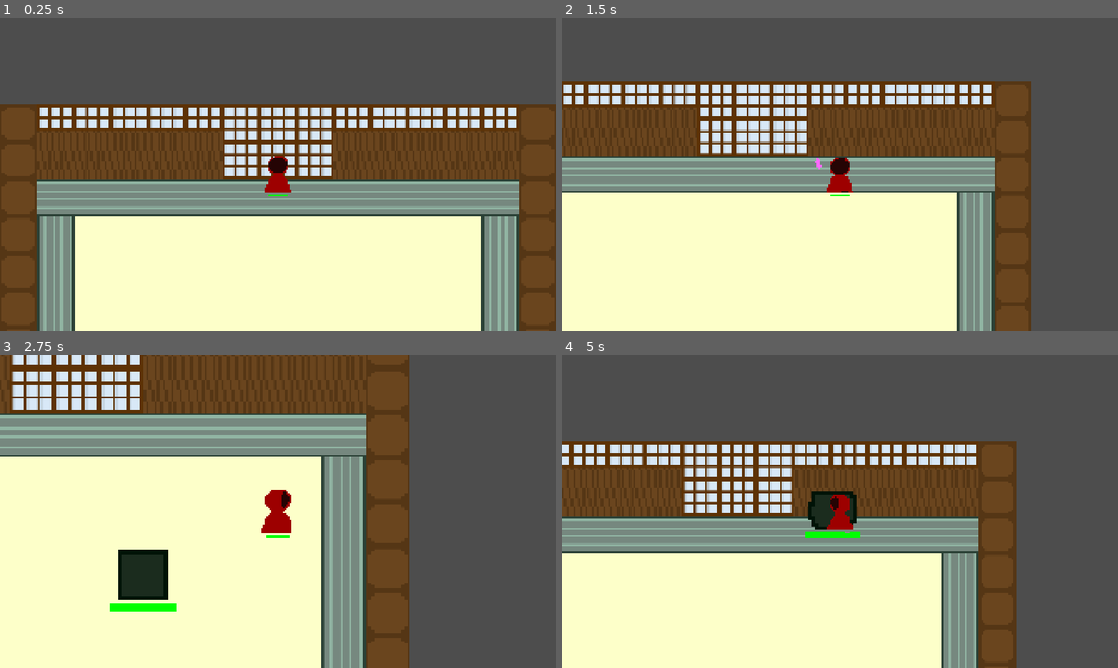
Above: before the commit, frames 1-4 (two rows, left to right).
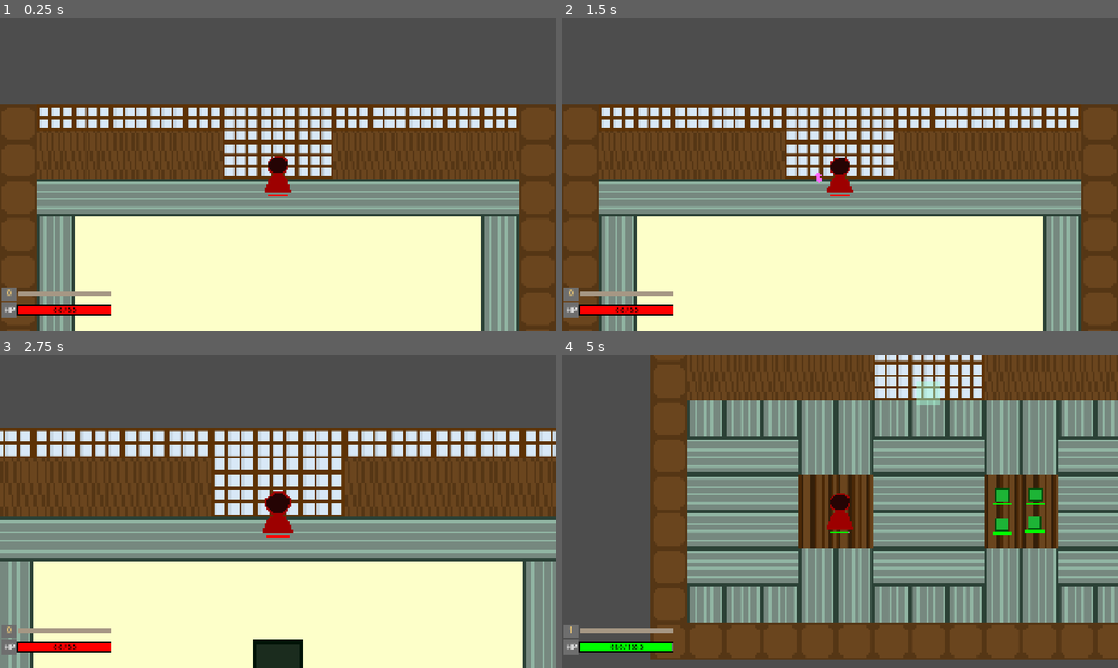
Above: after the commit, the same moments.

Repository: viggogoeth/NotMG
Game: Godot game, scene res://maps/dojo_map_2.tscn
The game is run twice, just before and just after one commit, with the same random seed, the same clock (stepped at 60 frames per second) and the same inputs. This scene is started directly instead of the project's main scene.
Inputs (mouse positions are in pixels of both pictures, inside the frame that each line leads up to):
- Up to frame 1 (0.25 s): no input
- Up to frame 2 (1.5 s): move the mouse to (962, 158) at 0.52 s; hold D (move_right) 0.53-1.28 s; tap E (interact) at 0.6 s; move the mouse to (728, 190) at 1.27 s; hold S (move_down) from 1.28 s (still down); click (728, 190) at 1.35 s
- Up to frame 3 (2.75 s): move the mouse to (333, 442) at 2.02 s; release S (move_down) at 2.03 s; hold D (move_right) from 2.03 s (still down); tap - (zoom_in) at 2.1 s
- Up to frame 4 (5 s): move the mouse to (812, 574) at 2.77 s; release D (move_right) at 2.78 s; hold W (move_up) 2.78-3.53 s; tap / (zoom_out) at 2.85 s; move the mouse to (1006, 558) at 3.52 s; hold A (move_left) 3.53-4.25 s; tap E (interact) at 3.6 s; tap Escape (pause) at 4.15 s; click (840, 502) at 4.25 s, where only the run after the commit has a clickable "Load last save"

The runs differ from the first frame. In frame 1, 1.1% of the frame differs, in the area x 0-52%, y 56-96%; in frame 2, 48%; in frame 3, 77%; in frame 4, 89%, in the area x 0-100%, y 0-100%.

Commit message:
Better player variables usage, dead screen added, hud added, exp system added

Diff:
--- a/entities/characters/components/health_component.gd
+++ b/entities/characters/components/health_component.gd
@@ -1,4 +1,6 @@
 extends Node2D
+
+@export var healthbar_shown: bool = true
 
 @export var max_health: float
 var current_health: float
@@ -8,7 +10,8 @@
 
 # Called when the node enters the scene tree for the first time.
 func _ready() -> void:
-	pass
+	$HealthbarBackground.visible = healthbar_shown
+	$Healthbar.visible = healthbar_shown
 
 # Called every frame. 'delta' is the elapsed time since the previous frame.
 func _process(delta: float) -> void:
--- a/entities/characters/enemies/enemy.gd
+++ b/entities/characters/enemies/enemy.gd
@@ -14,6 +14,8 @@
 
 @export var resistance: float = 0.15
 @export var contact_damage: float = 5.0
+
+@export var exp_amount: float = 10.0
 
 @export var color: Color = Color(1,1,1)
 
@@ -56,6 +58,7 @@
 	print("Enemy took damage, remaining health: %f" % $HealthComponent.current_health)
 
 func die() -> void:
+	PlayerVariables.add_exp(exp_amount)
 	queue_free()
 
 
--- a/entities/characters/player.gd
+++ b/entities/characters/player.gd
@@ -15,6 +15,7 @@
 	$IFrameTimer.wait_time = PlayerVariables.I_FRAMES
 	$HealthComponent.set_health(PlayerVariables.max_health, PlayerVariables.current_health)
 	PlayerVariables.can_attack = true
+	PlayerVariables.can_take_damage = true
 
 func _physics_process(delta: float) -> void:
 	var direction := Input.get_vector("move_left", "move_right", "move_up", "move_down")
@@ -89,11 +90,12 @@
 		PlayerVariables.current_health = $HealthComponent.current_health
 		$IFrameTimer.start()
 
-		$AnimatedSprite2D.scale = Vector2(1.1, 1.1)
-		await get_tree().create_timer(0.1).timeout
-		$AnimatedSprite2D.scale = Vector2(1, 1)
+		var tween = create_tween()
+		tween.tween_property($AnimatedSprite2D, "scale", Vector2(1.2, 1.2), 0.1)
+		tween.tween_property($AnimatedSprite2D, "scale", Vector2(1, 1), 0.05)
 
 func die() -> void:
+	PlayerVariables.is_dead = true
 	print("THE PLAYER IS DEAD")
 
 
@@ -107,10 +109,12 @@
 
 
 func save_data() -> Dictionary:
-	return {"current_health": PlayerVariables.current_health}
+	return {"current_health": PlayerVariables.current_health,
+			"current_level": PlayerVariables.current_level,
+			"current_exp": PlayerVariables.current_exp}
 
 func load_data(save_data: Dictionary) -> void:
-	PlayerVariables.current_health = save_data["current_health"]
+	pass
 
 
 func _on_regen_timer_timeout() -> void:
--- a/entities/characters/player.tscn
+++ b/entities/characters/player.tscn
@@ -48,6 +48,7 @@
 [ext_resource type="Texture2D" uid="uid://bk20idp1heakk" path="res://sprites/wizard/wizard_walk_side/wizard_walk_side5.png" id="46_sc53x"]
 [ext_resource type="Script" uid="uid://cqv3rck705tfd" path="res://entities/characters/camera_2d.gd" id="47_fwlip"]
 [ext_resource type="PackedScene" uid="uid://qxwiaux0yv7h" path="res://entities/characters/components/health_component.tscn" id="48_48k2y"]
+[ext_resource type="PackedScene" uid="uid://cmi0lerhhabpo" path="res://hud.tscn" id="49_ar761"]
 
 [sub_resource type="SpriteFrames" id="SpriteFrames_2wuci"]
 animations = [{
@@ -264,6 +265,8 @@
 [node name="CollisionShape2D" type="CollisionShape2D" parent="HitBox" unique_id=1279814173]
 shape = SubResource("CapsuleShape2D_48k2y")
 
+[node name="Hud" parent="." unique_id=970906071 instance=ExtResource("49_ar761")]
+
 [connection signal="timeout" from="AttackTimer" to="." method="_on_attack_timer_timeout"]
 [connection signal="timeout" from="IFrameTimer" to="." method="_on_i_frame_timer_timeout"]
 [connection signal="timeout" from="RegenTimer" to="." method="_on_regen_timer_timeout"]
--- a/entities/projectile.gd
+++ b/entities/projectile.gd
@@ -8,7 +8,7 @@
 var time_elapsed: float = 0.0
 @onready var spawn_position: Vector2 = global_position
 
-const DAMAGE: float = 15.0
+const DAMAGE: float = 200.0
 
 var inversed: bool = false
 
--- /dev/null
+++ b/hud.gd
@@ -0,0 +1,52 @@
+extends CanvasLayer
+
+@export var default_healthbar_width: int = 320
+@export var default_healthbar_height: int = 32
+
+@export var default_expbar_width: int = 320
+@export var default_expbar_height: int = 16
+
+var last_level: int
+
+# Called when the node enters the scene tree for the first time.
+func _ready() -> void:
+	last_level = PlayerVariables.current_level
+
+# Called every frame. 'delta' is the elapsed time since the previous frame.
+func _process(delta: float) -> void:
+	_update_healthbar()
+	_update_expbar()
+
+func _update_healthbar() -> void:
+	if PlayerVariables.current_health < 25:
+		$Healthbar/Healthbar.color = Color(1.0, 0.0, 0.0, 1.0)
+	elif PlayerVariables.current_health < 50:
+		$Healthbar/Healthbar.color = Color(1.0, 1.0, 0.0, 1.0)
+	else:
+		$Healthbar/Healthbar.color = Color(0.0, 1.0, 0.0, 1.0)
+
+	var remaining_health_percent = PlayerVariables.current_health / PlayerVariables.max_health
+	var updated_healthbar_width = default_healthbar_width * remaining_health_percent
+	$Healthbar/Healthbar.size = Vector2(updated_healthbar_width, default_healthbar_height)
+
+	var health_number_text = "%.1f / " % PlayerVariables.current_health
+	health_number_text += "%.1f" % PlayerVariables.max_health
+	$Healthbar/HealthNumber.text = health_number_text
+
+func _update_expbar() -> void:
+	var remaining_exp_percent = PlayerVariables.current_exp / PlayerVariables.needed_exp_to_level()
+	var updated_expbar_width = default_expbar_width * remaining_exp_percent
+	$Expbar/Expbar.size = Vector2(updated_expbar_width, default_expbar_height)
+
+
+	$Expbar/Label.text = "%d" % PlayerVariables.current_level
+	if PlayerVariables.current_level > last_level:
+		#$Expbar/Label.scale = Vector2(1.3, 1.3)
+		#await get_tree().create_timer(0.1).timeout
+		#$Expbar/Label.scale = Vector2(1, 1)
+		var tween = create_tween()
+		tween.tween_property($Expbar/Label, "scale", Vector2(1.5, 1.5), 0.5)
+		tween.tween_property($Expbar/Label, "scale", Vector2(2.5, 2.5), 0.6)
+		tween.tween_property($Expbar/Label, "scale", Vector2(3.0, 3.0), 0.5)
+		tween.tween_property($Expbar/Label, "scale", Vector2(1.0, 1.0), 0.2)
+	last_level = PlayerVariables.current_level
--- /dev/null
+++ b/hud.tscn
@@ -0,0 +1,110 @@
+[gd_scene format=3 uid="uid://cmi0lerhhabpo"]
+
+[ext_resource type="Script" uid="uid://dqlo3r3p6mcni" path="res://hud.gd" id="1_37p78"]
+
+[sub_resource type="LabelSettings" id="LabelSettings_8sq4i"]
+font_size = 28
+
+[sub_resource type="LabelSettings" id="LabelSettings_64ctp"]
+font_size = 20
+font_color = Color(0, 0, 0, 1)
+
+[sub_resource type="LabelSettings" id="LabelSettings_37p78"]
+font_size = 29
+font_color = Color(0.972102, 0.8136438, 0.4627037, 1)
+
+[node name="Hud" type="CanvasLayer" unique_id=970906071]
+script = ExtResource("1_37p78")
+
+[node name="Healthbar" type="Node" parent="." unique_id=116427907]
+
+[node name="HealthbarBorder" type="ColorRect" parent="Healthbar" unique_id=1581283061]
+offset_left = 60.0
+offset_top = 988.0
+offset_right = 388.0
+offset_bottom = 1028.0
+color = Color(0, 0, 0, 1)
+
+[node name="HealthbarBackground" type="ColorRect" parent="Healthbar" unique_id=256535688]
+offset_left = 64.0
+offset_top = 992.0
+offset_right = 384.0
+offset_bottom = 1024.0
+color = Color(0.4351923, 0.43519226, 0.43519226, 1)
+
+[node name="Healthbar" type="ColorRect" parent="Healthbar" unique_id=326086945]
+offset_left = 64.0
+offset_top = 992.0
+offset_right = 384.0
+offset_bottom = 1024.0
+color = Color(0, 1, 0, 1)
+
+[node name="LabelBackground" type="ColorRect" parent="Healthbar" unique_id=671363717]
+offset_left = 8.0
+offset_top = 984.0
+offset_right = 56.0
+offset_bottom = 1032.0
+color = Color(0.43137255, 0.43137255, 0.43137255, 1)
+
+[node name="Label" type="Label" parent="Healthbar" unique_id=1818948883]
+offset_left = 8.0
+offset_top = 984.0
+offset_right = 56.0
+offset_bottom = 1032.0
+text = "HP"
+label_settings = SubResource("LabelSettings_8sq4i")
+horizontal_alignment = 1
+vertical_alignment = 1
+
+[node name="HealthNumber" type="Label" parent="Healthbar" unique_id=276617158]
+offset_left = 64.0
+offset_top = 992.0
+offset_right = 384.0
+offset_bottom = 1024.0
+text = "0/0"
+label_settings = SubResource("LabelSettings_64ctp")
+horizontal_alignment = 1
+vertical_alignment = 1
+
+[node name="Expbar" type="Node" parent="." unique_id=1354900856]
+
+[node name="ExpbarBorder" type="ColorRect" parent="Expbar" unique_id=1094061249]
+offset_left = 62.0
+offset_top = 942.0
+offset_right = 386.0
+offset_bottom = 962.0
+color = Color(0.56890786, 0.39463556, 0.19286576, 1)
+
+[node name="ExpbarBackground" type="ColorRect" parent="Expbar" unique_id=1457106063]
+offset_left = 64.0
+offset_top = 944.0
+offset_right = 384.0
+offset_bottom = 960.0
+color = Color(0.69803923, 0.69803923, 0.69803923, 0.6431373)
+
+[node name="Expbar" type="ColorRect" parent="Expbar" unique_id=669858541]
+offset_left = 64.0
+offset_top = 944.0
+offset_right = 384.0
+offset_bottom = 960.0
+color = Color(0.9605369, 0.72905713, 0.2368663, 1)
+
+[node name="LabelBackground" type="ColorRect" parent="Expbar" unique_id=859721760]
+offset_left = 8.0
+offset_top = 928.0
+offset_right = 56.0
+offset_bottom = 976.0
+color = Color(0.43134022, 0.43134025, 0.43134025, 1)
+
+[node name="Label" type="Label" parent="Expbar" unique_id=278145525]
+anchors_preset = -1
+offset_left = 8.0
+offset_top = 928.0
+offset_right = 56.0
+offset_bottom = 976.0
+grow_horizontal = 2
+grow_vertical = 2
+pivot_offset_ratio = Vector2(0.5, 0.75)
+text = "1"
+label_settings = SubResource("LabelSettings_37p78")
+horizontal_alignment = 1
--- a/maps/dojo_map.tscn
+++ b/maps/dojo_map.tscn
@@ -7,6 +7,7 @@
 [ext_resource type="PackedScene" uid="uid://barck7peqm2lo" path="res://entities/characters/player.tscn" id="4_5s6ly"]
 [ext_resource type="PackedScene" uid="uid://dylgyekwjt2qm" path="res://menus/pause_menu.tscn" id="5_ejwhk"]
 [ext_resource type="PackedScene" uid="uid://b8rjrpsoqbdvw" path="res://maps/portal.tscn" id="6_c8ogg"]
+[ext_resource type="PackedScene" uid="uid://cgk1omwfjpuvs" path="res://menus/game_over_menu.tscn" id="8_dcwwk"]
 
 [sub_resource type="TileSetAtlasSource" id="TileSetAtlasSource_c8ogg"]
 texture = ExtResource("1_o2efn")
@@ -79,3 +80,5 @@
 [node name="Portal" parent="." unique_id=1364127591 instance=ExtResource("6_c8ogg")]
 position = Vector2(960, 233)
 target_world_path = "uid://cp3hry8is5m7f"
+
+[node name="GameOverMenu" parent="." unique_id=1157017034 instance=ExtResource("8_dcwwk")]
--- a/maps/dojo_map_2.tscn
+++ b/maps/dojo_map_2.tscn
@@ -6,6 +6,7 @@
 [ext_resource type="PackedScene" uid="uid://bm2857742v0ai" path="res://entities/characters/enemies/enemy.tscn" id="3_8jmup"]
 [ext_resource type="PackedScene" uid="uid://barck7peqm2lo" path="res://entities/characters/player.tscn" id="4_edqsn"]
 [ext_resource type="PackedScene" uid="uid://dylgyekwjt2qm" path="res://menus/pause_menu.tscn" id="5_inif8"]
+[ext_resource type="PackedScene" uid="uid://cgk1omwfjpuvs" path="res://menus/game_over_menu.tscn" id="7_8jmup"]
 
 [sub_resource type="TileSetAtlasSource" id="TileSetAtlasSource_pqgwf"]
 texture = ExtResource("1_xcytv")
@@ -64,6 +65,7 @@
 health = 500.0
 resistance = 0.75
 contact_damage = 25.0
+exp_amount = 250.0
 color = Color(0.9314931, 0.24568924, 0.5608222, 1)
 
 [node name="Player" parent="." unique_id=8722019 instance=ExtResource("4_edqsn")]
@@ -71,3 +73,5 @@
 
 [node name="PauseMenu" parent="." unique_id=1548480180 instance=ExtResource("5_inif8")]
 process_mode = 3
+
+[node name="GameOverMenu" parent="." unique_id=1157017034 instance=ExtResource("7_8jmup")]
--- /dev/null
+++ b/menus/game_over_menu.gd
@@ -0,0 +1,24 @@
+extends CanvasLayer
+
+
+# Called when the node enters the scene tree for the first time.
+func _ready() -> void:
+	hide()
+
+
+# Called every frame. 'delta' is the elapsed time since the previous frame.
+func _process(delta: float) -> void:
+	if PlayerVariables.is_dead:
+		get_tree().paused = true
+		show()
+
+
+func _on_quit_button_pressed() -> void:
+	get_tree().change_scene_to_file(WorldManager.MAIN_MENU)
+
+
+func _on_load_button_pressed() -> void:
+	var load_data = WorldManager.get_load_data()
+	var loaded_scene = load_data["current_map"]
+	get_tree().paused = false
+	get_tree().change_scene_to_file(loaded_scene)
--- /dev/null
+++ b/menus/game_over_menu.tscn
@@ -0,0 +1,41 @@
+[gd_scene format=3 uid="uid://cgk1omwfjpuvs"]
+
+[ext_resource type="Script" uid="uid://bndcksd85y3bl" path="res://menus/game_over_menu.gd" id="1_kqwex"]
+
+[node name="GameOverMenu" type="CanvasLayer" unique_id=1157017034]
+process_mode = 3
+script = ExtResource("1_kqwex")
+
+[node name="ColorRect" type="ColorRect" parent="." unique_id=1180204477]
+anchors_preset = 15
+anchor_right = 1.0
+anchor_bottom = 1.0
+grow_horizontal = 2
+grow_vertical = 2
+color = Color(0.29411766, 0.15294118, 0.15294118, 0.3137255)
+
+[node name="VBoxContainer" type="VBoxContainer" parent="." unique_id=770363570]
+anchors_preset = 8
+anchor_left = 0.5
+anchor_top = 0.5
+anchor_right = 0.5
+anchor_bottom = 0.5
+offset_left = -156.43945
+offset_top = -59.0
+offset_right = 156.43945
+offset_bottom = 59.0
+grow_horizontal = 2
+grow_vertical = 2
+
+[node name="LoadButton" type="Button" parent="VBoxContainer" unique_id=810295199]
+layout_mode = 2
+size_flags_vertical = 3
+text = "Load last save"
+
+[node name="QuitButton" type="Button" parent="VBoxContainer" unique_id=139199834]
+layout_mode = 2
+size_flags_vertical = 3
+text = "Main Menu"
+
+[connection signal="pressed" from="VBoxContainer/LoadButton" to="." method="_on_load_button_pressed"]
+[connection signal="pressed" from="VBoxContainer/QuitButton" to="." method="_on_quit_button_pressed"]
--- a/menus/main_menu.gd
+++ b/menus/main_menu.gd
@@ -16,19 +16,12 @@
 	get_tree().change_scene_to_file(scene)
 
 func _on_continue_button_pressed() -> void:
-	var file = "res://save_data.json"
-	var save_data_text = FileAccess.get_file_as_string(file)
-	var save_data_json = JSON.parse_string(save_data_text)
-
-	var persistent_nodes = get_tree().get_nodes_in_group("persistent")
-	for node in persistent_nodes:
-		if node.has_method("load_data"):
-			node.load_data(save_data_json)
-
-	_start_game(save_data_json["current_map"])
+	var load_data = WorldManager.get_load_data()
+	_start_game(load_data["current_map"])
 
 
 func _on_new_game_button_pressed() -> void:
+	PlayerVariables.reset_player_variables()
 	_start_game(MAIN_LEVEL)
 
 
--- a/menus/pause_menu.gd
+++ b/menus/pause_menu.gd
@@ -16,8 +16,6 @@
 	var new_pause_state = not get_tree().paused
 	get_tree().paused = new_pause_state
 	visible = new_pause_state
-
-
 
 func _on_resume_button_pressed() -> void:
 	toggle_pause()
@@ -39,4 +37,4 @@
 func _on_quit_button_pressed() -> void:
 	save_data()
 
-	get_tree().change_scene_to_file(MAIN_MENU)
+	get_tree().change_scene_to_file(WorldManager.MAIN_MENU)
--- a/player_variables.gd
+++ b/player_variables.gd
@@ -1,24 +1,83 @@
 extends Node
 
+# constants
 const I_FRAMES: float = 0.4
 
-var movement_speed: float = 400.0
+# movement related
+var movement_speed: float
 
-var max_health: float = 100.0
-var current_health: float = 100.0
-var regen_rate: float = 1
+# health related
+var max_health: float
+var current_health: float
+var regen_rate: float
+var is_dead: bool
+var can_take_damage: bool
 
-var can_take_damage: bool = true
+# attack related
+var attack_cooldown : float
+var can_attack : bool
 
-var attack_cooldown : float = 0.2
-var can_attack : bool = true
+# level
+var current_exp : float
+var current_level: int
+'''
+Experience needed to reach the next level is done in accordance to the (sort of) fibonacci numbers:
+1 -> 2 = 100 exp
+2 -> 3 = 200 exp
+3 -> 4 = 300 exp
+4 -> 5 = 500 exp
+5 -> 6 = 800 exp
+...
+'''
+func needed_exp_to_level() -> float:
+	return _fib(current_level) * 100.0
 
+var fibo : Array = [1,2]
+func _fib(n: int) -> int:
+	if fibo.size() >= n:
+		return fibo[n - 1]
+	var start = max(2, fibo.size())
+	for i in range(start, n):
+		var last = fibo[i - 1] + fibo[i - 2]
+		fibo.append(last)
+	return fibo.back()
+
+func add_exp(amount: float) -> void:
+	current_exp += amount
+	if current_exp >= needed_exp_to_level():
+		current_level += 1
+		current_exp = current_exp - needed_exp_to_level()
 
 # Called when the node enters the scene tree for the first time.
 func _ready() -> void:
 	pass # Replace with function body.
 
-
 # Called every frame. 'delta' is the elapsed time since the previous frame.
 func _process(delta: float) -> void:
 	pass
+
+func reset_player_variables() -> void:
+	# these are all default values for a brand new player
+	movement_speed = 400.0
+
+	max_health = 100.0
+	current_health = 100.0
+	regen_rate = 1.0
+	is_dead = false
+
+	can_take_damage = true
+
+	attack_cooldown = 0.2
+	can_attack = true
+
+	current_exp = 0.0
+	current_level = 1
+
+func set_player_variables_from_save_data(save_data: Dictionary) -> void:
+	#TODO: actually store all values for the player
+	reset_player_variables()
+
+	current_health = save_data["current_health"]
+	current_exp = save_data["current_exp"]
+	current_level = save_data["current_level"]
+	is_dead = PlayerVariables.current_health <= 0
--- a/world_manager.gd
+++ b/world_manager.gd
@@ -3,9 +3,8 @@
 # UI globals
 var zoom_level: float = 1.0
 
-# Player globals
-var current_health: float
-
+# const values
+const MAIN_MENU: String = "res://menus/main_menu.tscn"
 
 # Called when the node enters the scene tree for the first time.
 func _ready() -> void:
@@ -23,3 +22,18 @@
 	var error = get_tree().change_scene_to_file(path)
 	if error != OK:
 		print("Error loading scene: %s" % path)
+
+func get_load_data() -> Dictionary:
+	var file = "res://save_data.json"
+	var save_data_text = FileAccess.get_file_as_string(file)
+	var save_data_json = JSON.parse_string(save_data_text)
+
+	#var persistent_nodes = get_tree().get_nodes_in_group("persistent")
+	#for node in persistent_nodes:
+	#	if node.has_method("load_data"):
+	#		node.load_data(save_data_json)
+
+	#TODO: make this change explicitly stated in function name (new function)
+	PlayerVariables.set_player_variables_from_save_data(save_data_json)
+
+	return save_data_json
Not shown, added: hud.gd.uid
Not shown, added: menus/game_over_menu.gd.uid
